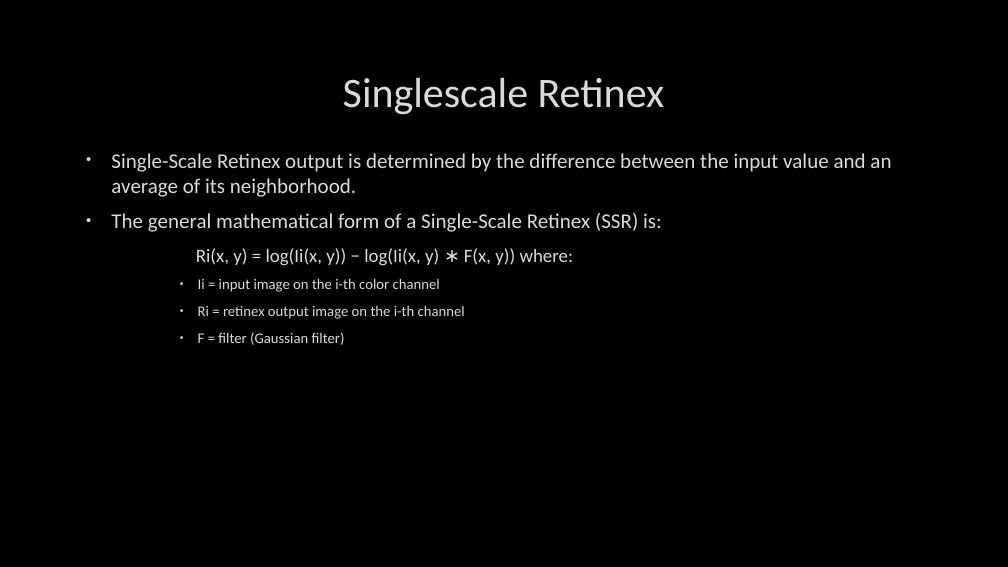
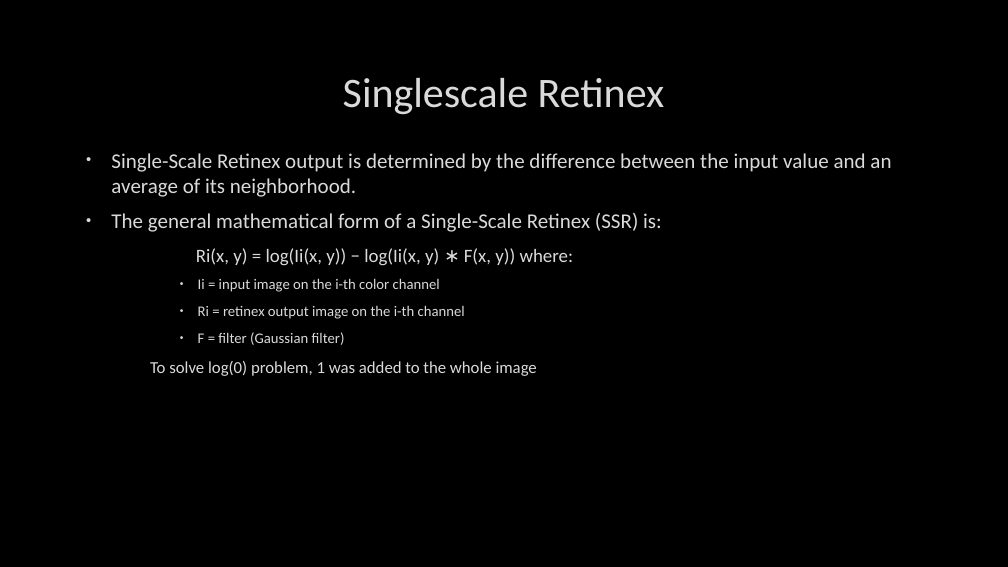
Before and after one commit to XtraSonic/Image_Processing_Project, a slide deck: slide 2 of Multiscale Retinex.pptx. Drawn at 1008x567 pixels with LibreOffice and Linux fonts; fonts in the diff are those of the drawing; background and template pictures are left out. Boxes give left, top, right and bottom in pixels: in the first picture for what was removed or moved away, otherwise in the second. Text is boxed around its words. In the diff, an @@ line names an element or a change of style, - is before the commit and + after.

Commit message:
Presentation changes

```diff
--- a/Multiscale Retinex.pptx
+++ b/Multiscale Retinex.pptx
@@ text at bbox=[150, 361, 537, 376]: paragraph added @@
+    To solve log(0) problem, 1 was added to the whole image
```
Also in this commit, not shown: 1 other slide changed, 1 other file.
